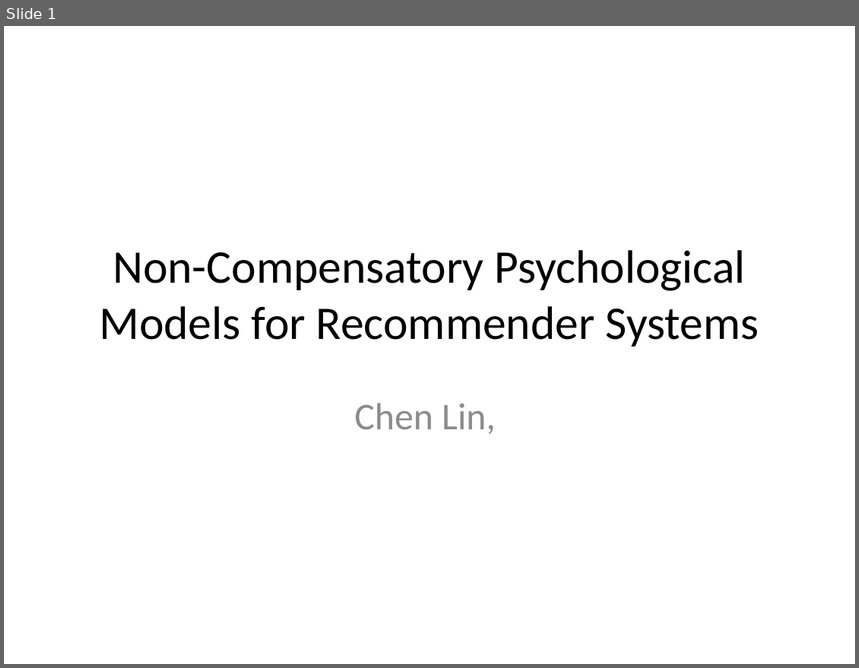
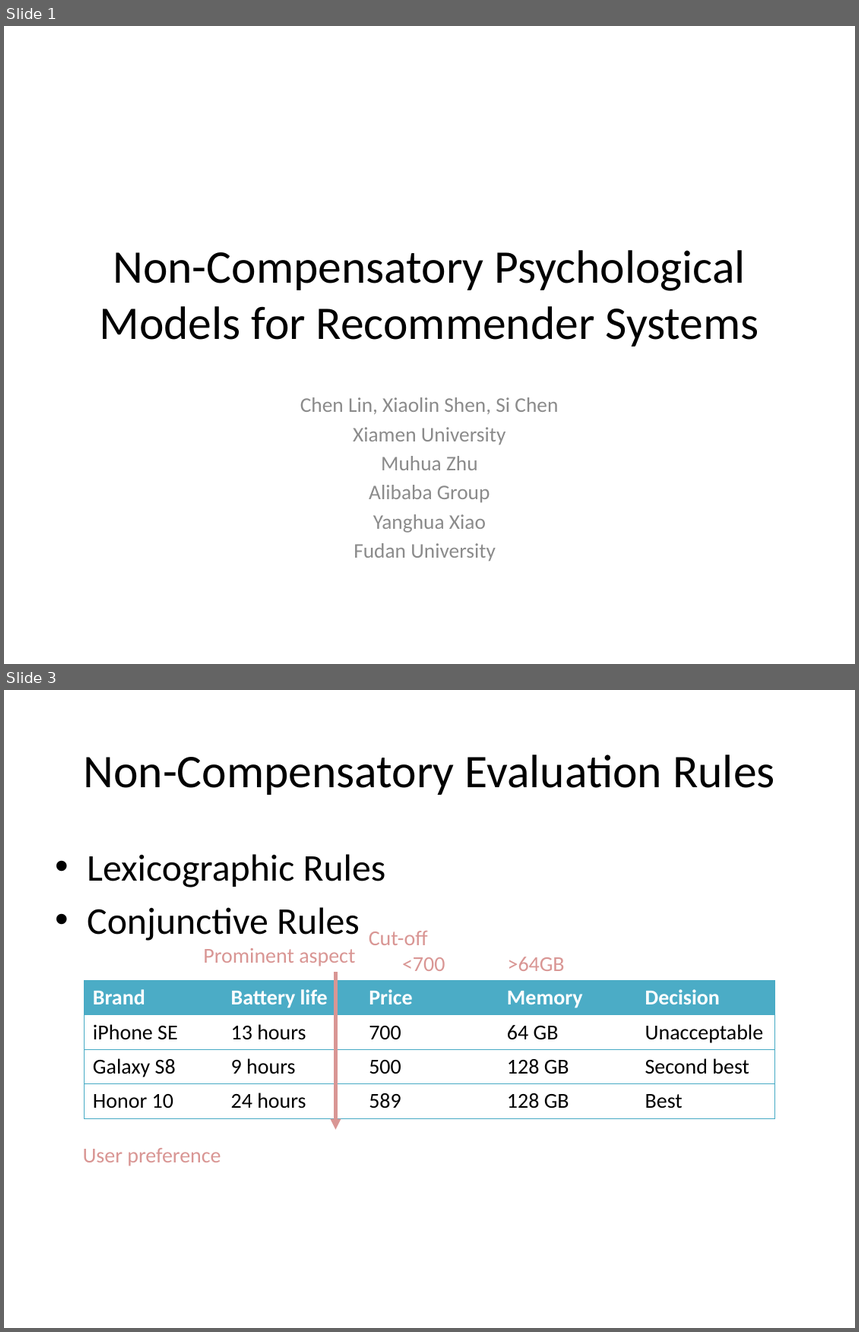
Before and after one commit to cheyennelin/0Psychological, a slide deck: Non-Compensatory Psychological Models for Recommender Systems.pptx. Shown one above the other, each under a label of ours: slide 1 before the commit, slides 1 and 3 after it; the slides between them are not shown. The pictures are 859x668 and 859x1332 pixels, drawn with LibreOffice and Linux fonts; fonts in the diff are those of the drawing. Boxes give left, top, right and bottom in pixels: in the first picture for what was removed or moved away, otherwise in the second. Text is boxed around its words. In the diff, an @@ line names an element or a change of style, - is before the commit and + after.

```diff
--- a/Non-Compensatory Psychological Models for Recommender Systems.pptx
+++ b/Non-Compensatory Psychological Models for Recommender Systems.pptx
@@ slide 3 added at (x1=4, y1=690, x2=855, y2=1328), background #FFFFFF @@
@@ title added at (x1=84, y1=755, x2=775, y2=795), 39.6 pt, text #000000 @@
+Non-Compensatory Evaluation Rules
@@ text added at (x1=87, y1=854, x2=386, y2=941), 32 pt, text #000000 @@
+• Lexicographic Rules
+• Conjunctive Rules
@@ text added at (x1=369, y1=931, x2=565, y2=971), 18 pt, text #D99694 @@
+Cut-off
+<700 >64GB
@@ text added at (x1=203, y1=948, x2=355, y2=967), 18 pt, text #D99694 @@
+Prominent aspect
@@ table added at (x1=84, y1=980, x2=773, y2=1118), 4 rows, 5 columns @@
+Brand | Battery life | Price | Memory | Decision
+iPhone SE | 13 hours | 700 | 64 GB | Unacceptable
+Galaxy S8 | 9 hours | 500 | 128 GB | Second best
+Honor 10 | 24 hours | 589 | 128 GB | Best
@@ arrow added from (336, 973) to (336, 1130), #D99694 3 pt @@
@@ text added at (x1=83, y1=1148, x2=221, y2=1167), 18 pt, text #D99694 @@
+User preference
@@ slide 1 changed as well @@
@@ subtitle at (x1=300, y1=398, x2=558, y2=562): text changed; size 32 to 17.6 pt @@
-Chen Lin,
+Chen Lin, Xiaolin Shen, Si Chen
+Xiamen University
+Muhua Zhu
+Alibaba Group
+Yanghua Xiao
+Fudan University
```
Also in this commit, not shown: 7 other slides added, 3 other files.
